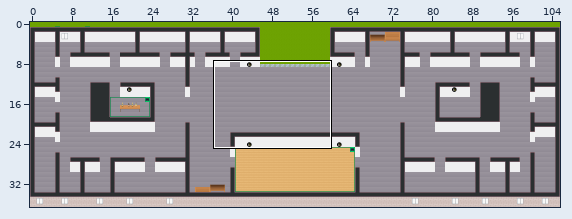
One commit to this Tiled map (JSON): map.tmj. Above: a wide view before the commit, with the close-up outlined.
Close-up. The starting point:
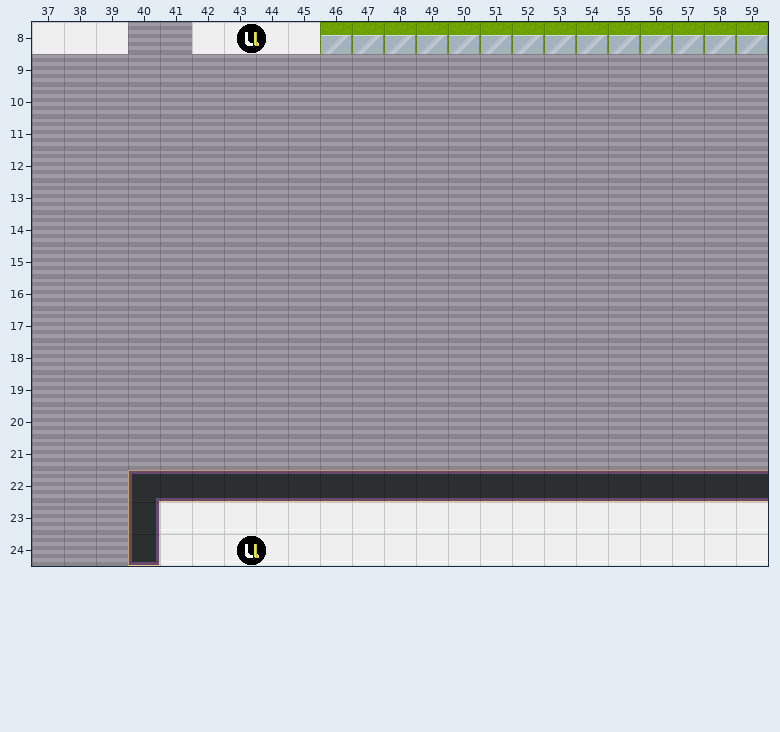
Cells are 32x32 px. Shown: x 37..59, y 8..24. The commit also changed other parts of the map, which this record leaves out.
After the commit:
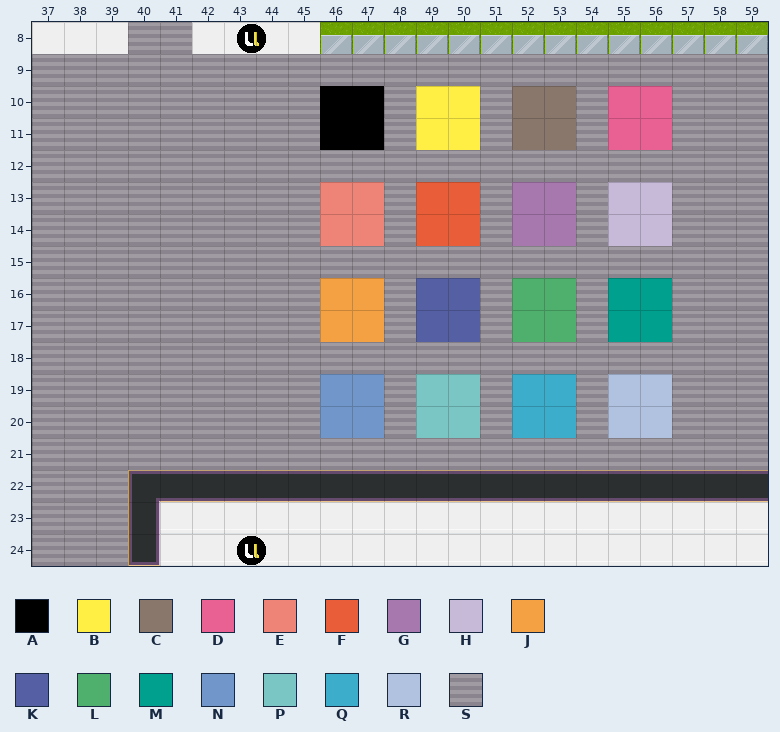
Key: from "WA_Exterior": A 16, B 17, C 18, D 19, E 41, F 42, G 43, H 44, J 66, K 67, L 68, M 69, N 91, P 92, Q 93, R 94; from "WA_Room_Builder": S 294.
_ is an empty cell.
The exact change:
Layer "floor/floor1":
Tile S gives way to tile A in rows 10 to 11 at x 46 to 47.
Tile S gives way to tile B in rows 10 to 11 at x 49 to 50.
Tile S gives way to tile C in rows 10 to 11 at x 52 to 53.
Tile S gives way to tile D in rows 10 to 11 at x 55 to 56.
Tile S gives way to tile E in rows 13 to 14 at x 46 to 47.
Tile S gives way to tile F in rows 13 to 14 at x 49 to 50.
Tile S gives way to tile G in rows 13 to 14 at x 52 to 53.
Tile S gives way to tile H in rows 13 to 14 at x 55 to 56.
Tile S gives way to tile J in rows 16 to 17 at x 46 to 47.
Tile S gives way to tile K in rows 16 to 17 at x 49 to 50.
Tile S gives way to tile L in rows 16 to 17 at x 52 to 53.
Tile S gives way to tile M in rows 16 to 17 at x 55 to 56.
Tile S gives way to tile N in rows 19 to 20 at x 46 to 47.
Tile S gives way to tile P in rows 19 to 20 at x 49 to 50.
Tile S gives way to tile Q in rows 19 to 20 at x 52 to 53.
Tile S gives way to tile R in rows 19 to 20 at x 55 to 56.
